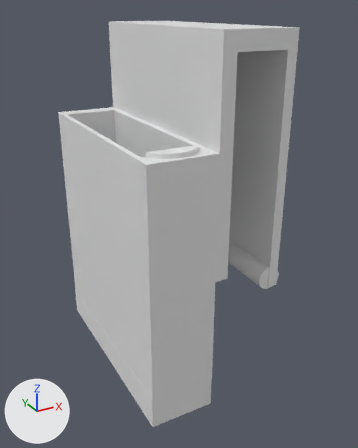
An edit to the Blender file holder/pre-support.blend, drawn before and after from the same camera.
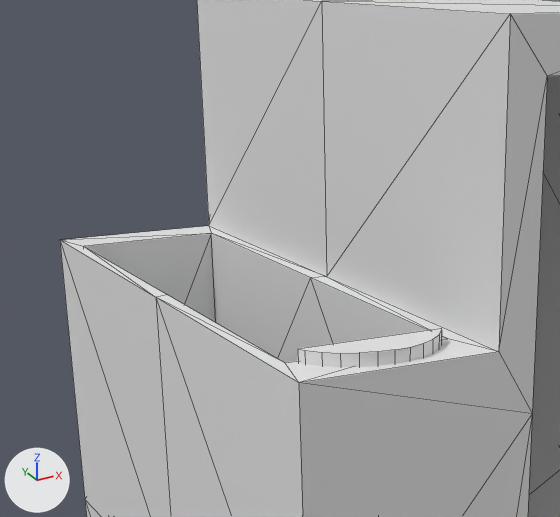
Old and new are each drawn whole from a 50 mm camera at (-81.2, -135.7, 113.4) aimed at (-9.9, -5.9, 48.5) and again close up on the part from 10% to 68% of the width and 5% to 48% of the height. Every picture has the same lights, and +X, +Y and +Z are marked at lower left. The close-ups show mesh edges as thin lines.

The first close-up shows 'Cylinder', 'Holder'.
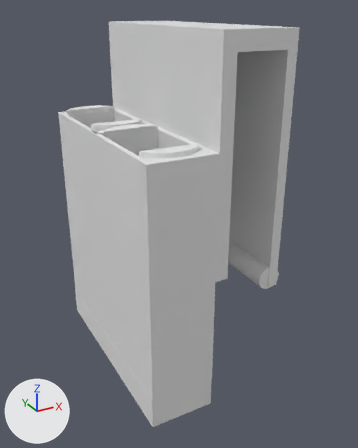
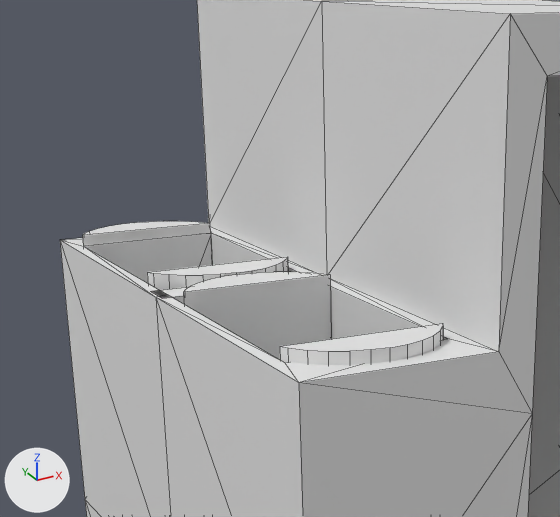
Commit message: pre fix edges

Where the change shows, as pixel boxes (x1, y1, x2, y2) in the close-ups (560 x 517 px):
'Cylinder.001', added: after (183, 272, 331, 360)
'Cylinder', moved, rescaled (13% wider, 7% taller): before (298, 328, 442, 367); after (280, 323, 443, 365)
'Cylinder.002', added: after (147, 257, 288, 290)
'Cylinder.003', added: after (82, 221, 210, 246)
'divider', shown: after (152, 287, 188, 304)

Edits to the bpy script that builds the scene:
```text
Change ob_cylinder:
    ob_cylinder.location: (-25.1, -26.5, 71.3) -> (-25.1, -24.5, 71.3)
    ob_cylinder.scale: (8.4, 8.4, 10.1) -> (9.59, 9.59, 10.1)
Change ob_divider:
    remove ob_divider.hide_viewport = True
Add ob_cylinder_003:
    ob_cylinder_003 = bpy.data.objects.new('Cylinder.003', me_cylinder_001.copy())  # the mesh of ob_cylinder
    ob_cylinder_003.location = (-25.1, 24.5, 71.3)
    ob_cylinder_003.rotation_euler = (0.0, 0.0, 6.283)  # degrees (0, 0, 360)
    ob_cylinder_003.scale = (9.59, 9.59, 10.1)
Add ob_cylinder_002:
    ob_cylinder_002 = bpy.data.objects.new('Cylinder.002', me_cylinder_001.copy())  # the mesh of ob_cylinder
    ob_cylinder_002.location = (-25.1, 10.0, 71.3)
    ob_cylinder_002.rotation_euler = (0.0, 0.0, 9.425)  # degrees (0, 0, 180)
    ob_cylinder_002.scale = (9.59, 9.59, 10.1)
Add ob_cylinder_001:
    ob_cylinder_001 = bpy.data.objects.new('Cylinder.001', me_cylinder_001.copy())  # the mesh of ob_cylinder
    ob_cylinder_001.location = (-25.1, -10.0, 71.3)
    ob_cylinder_001.rotation_euler = (0.0, 0.0, 6.283)  # degrees (0, 0, 360)
    ob_cylinder_001.scale = (9.59, 9.59, 10.1)
```
